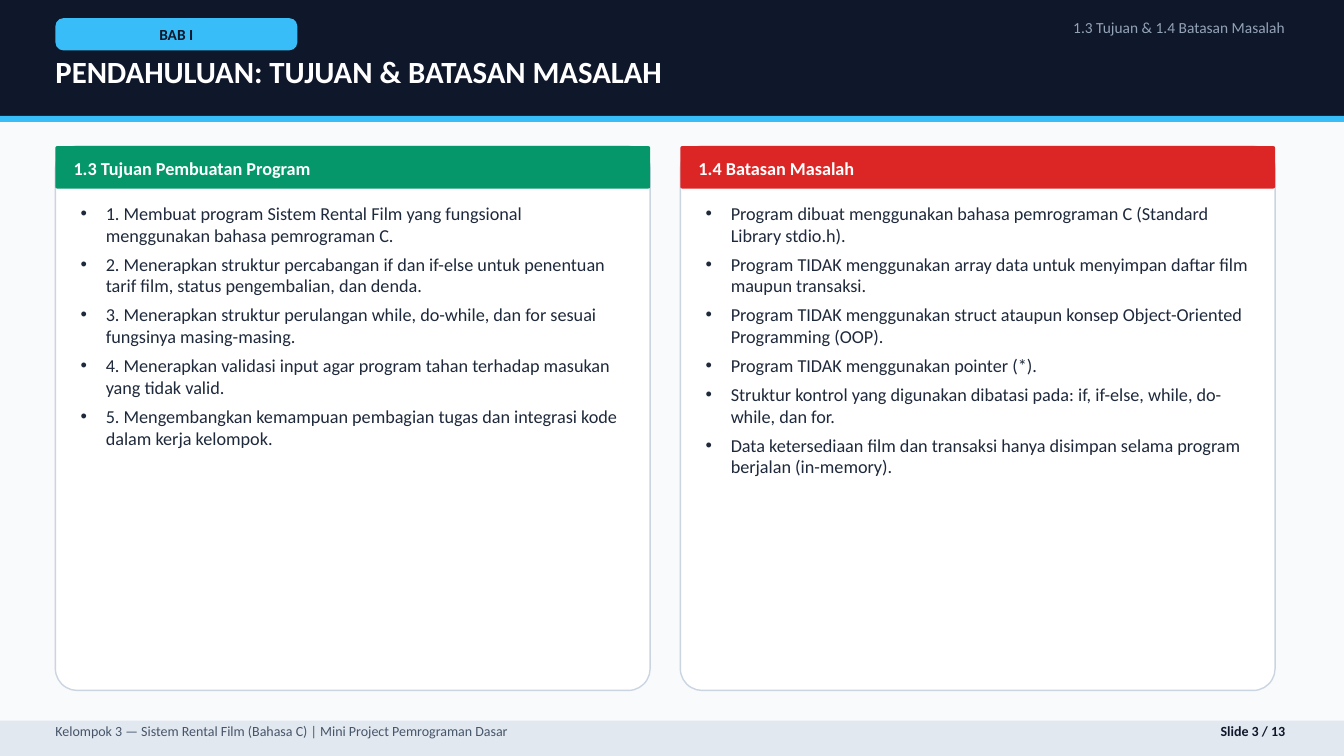
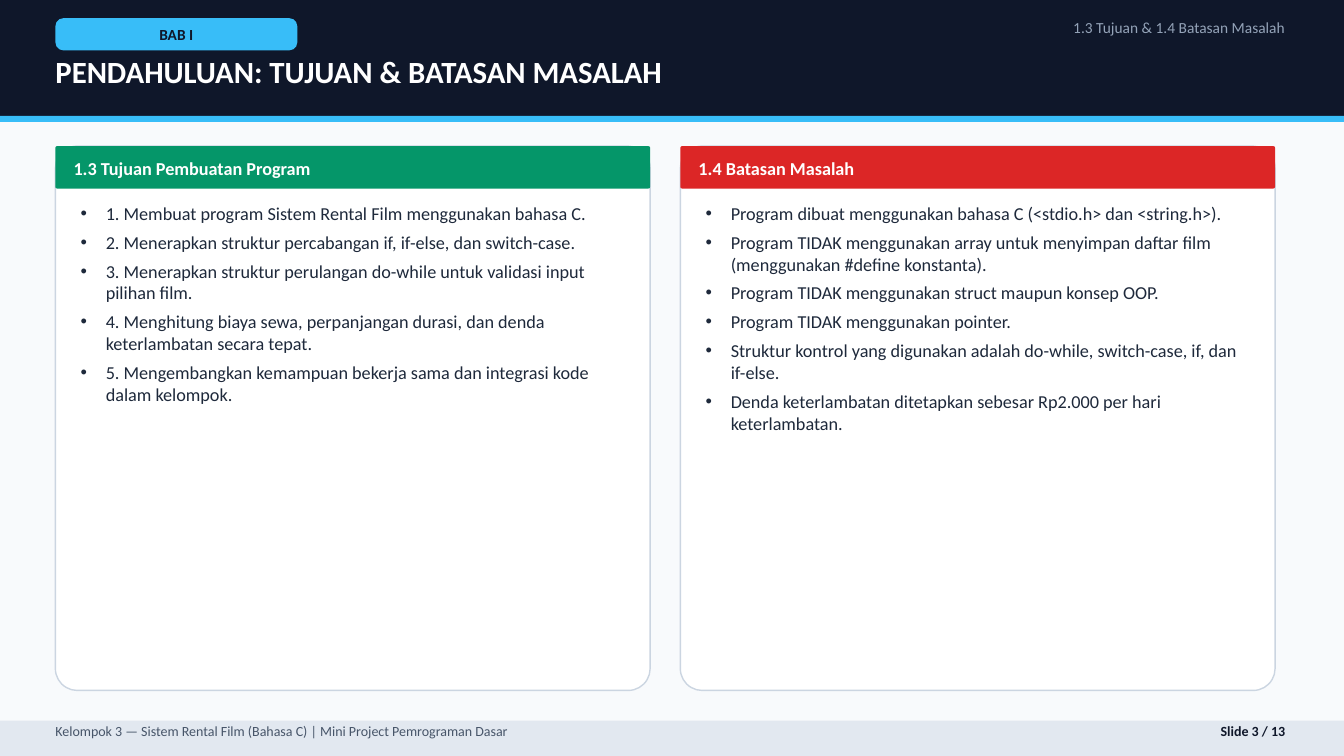
Before and after one commit to BayuArga669/UTS-Pemrograman, a slide deck: slide 3 of Presentasi_Rental_Film_Kelompok_3.pptx. Drawn at 1344x756 pixels with LibreOffice and Linux fonts; fonts in the diff are those of the drawing. Boxes give left, top, right and bottom in pixels: in the first picture for what was removed or moved away, otherwise in the second. Text is boxed around its words. In the diff, an @@ line names an element or a change of style, - is before the commit and + after.

Commit message:
Update rental_film.c, PPTX, dan laporan sesuai kode terbaru

```diff
--- a/Presentasi_Rental_Film_Kelompok_3.pptx
+++ b/Presentasi_Rental_Film_Kelompok_3.pptx
@@ text at (106, 207, 589, 404): text changed @@
-• 1. Membuat program Sistem Rental Film yang fungsional menggunakan bahasa pemrograman C.
-• 2. Menerapkan struktur percabangan if dan if-else untuk penentuan tarif film, status pengembalian, dan denda.
-• 3. Menerapkan struktur perulangan while, do-while, dan for sesuai fungsinya masing-masing.
-• 4. Menerapkan validasi input agar program tahan terhadap masukan yang tidak valid.
-• 5. Mengembangkan kemampuan pembagian tugas dan integrasi kode dalam kerja kelompok.
+• 1. Membuat program Sistem Rental Film menggunakan bahasa C.
+• 2. Menerapkan struktur percabangan if, if-else, dan switch-case.
+• 3. Menerapkan struktur perulangan do-while untuk validasi input pilihan film.
+• 4. Menghitung biaya sewa, perpanjangan durasi, dan denda keterlambatan secara tepat.
+• 5. Mengembangkan kemampuan bekerja sama dan integrasi kode dalam kelompok.
@@ text at (731, 207, 1237, 430): text changed @@
-• Program dibuat menggunakan bahasa pemrograman C (Standard Library stdio.h).
-• Program TIDAK menggunakan array data untuk menyimpan daftar film maupun transaksi.
-• Program TIDAK menggunakan struct ataupun konsep Object-Oriented Programming (OOP).
-• Program TIDAK menggunakan pointer (*).
-• Struktur kontrol yang digunakan dibatasi pada: if, if-else, while, do-while, dan for.
-• Data ketersediaan film dan transaksi hanya disimpan selama program berjalan (in-memory).
+• Program dibuat menggunakan bahasa C (<stdio.h> dan <string.h>).
+• Program TIDAK menggunakan array untuk menyimpan daftar film (menggunakan #define konstanta).
+• Program TIDAK menggunakan struct maupun konsep OOP.
+• Program TIDAK menggunakan pointer.
+• Struktur kontrol yang digunakan adalah do-while, switch-case, if, dan if-else.
+• Denda keterlambatan ditetapkan sebesar Rp2.000 per hari keterlambatan.
```
Also in this commit, not shown: 12 other slides changed, 4 other files.
